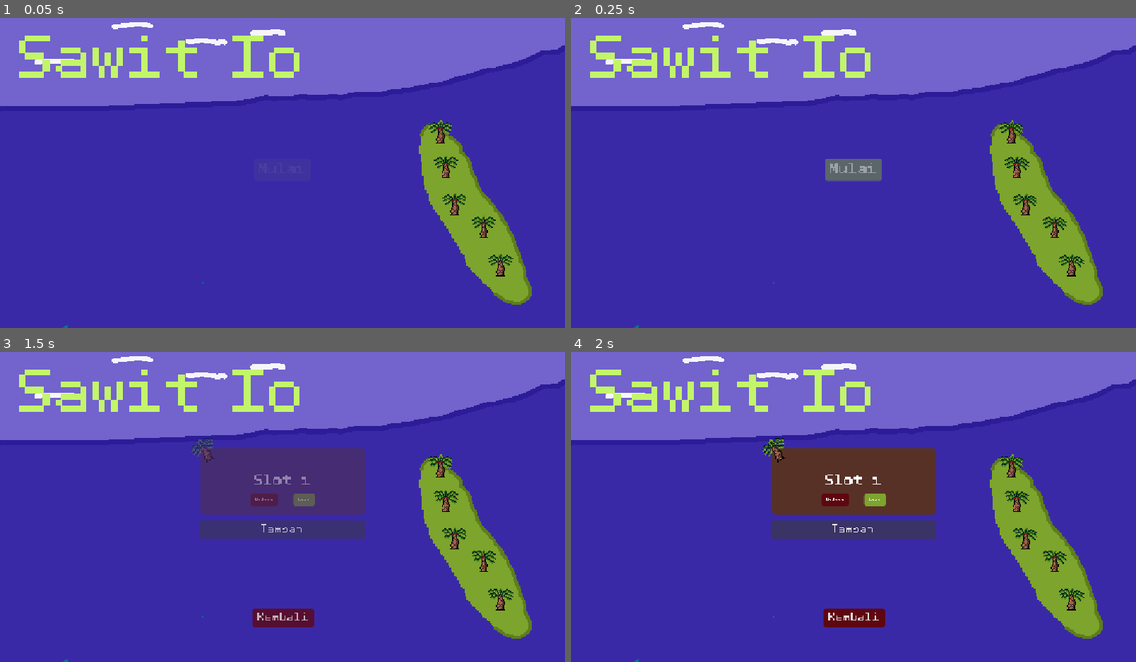
Above: before the commit, frames 1-4 (two rows, left to right).
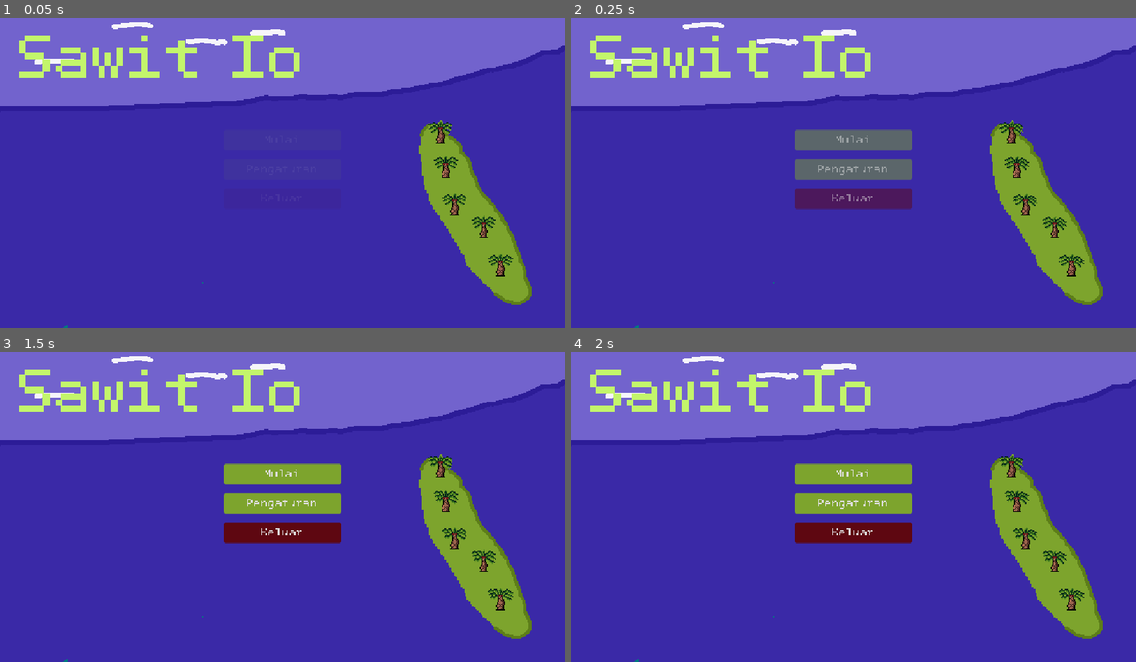
Above: after the commit, the same moments.

Repository: azizul987/Sawit-io
Game: Godot game, scene res://Scene/MainMenui.tscn
Two runs of this game, one before a commit and one after it. Both use one fixed random seed, a clock stepped at 60 frames per second and the inputs below.
Inputs (mouse positions are in pixels of both pictures, inside the frame that each line leads up to):
- Up to frame 1 (0.05 s): no input
- Up to frame 2 (0.25 s): no input
- Up to frame 3 (1.5 s): click (282, 503) at 0.5 s, where only the run after the commit has a clickable "Pengaturan"; click (282, 494) at 1.25 s, where only the run before the commit has a clickable "Tambah"
- Up to frame 4 (2 s): no input

The runs differ from the first frame. In frame 2, 3.7% of the frame differs, in the area x 39-61%, y 35-62%; in frame 3, 9.3%, in the area x 33-65%, y 27-89%; in frame 4, 9.1%.

Commit message:
feat: perbaikan navigasi tombol menu awal serta penyelarasan tata letak panel slot simpanan

Diff:
--- a/Scene/MainMenui.tscn
+++ b/Scene/MainMenui.tscn
@@ -6,6 +6,7 @@
 [ext_resource type="PackedScene" uid="uid://rt1bn0tgf0y3" path="res://sawit.tscn" id="3_a0ht3"]
 [ext_resource type="StyleBox" uid="uid://b6bgi5wq8fg25" path="res://styles/warning_btn.tres" id="5_43fsk"]
 [ext_resource type="StyleBox" uid="uid://bxc7x675qpy2t" path="res://styles/default_btn.tres" id="5_a0ht3"]
+[ext_resource type="StyleBox" uid="uid://cm3w2qy1pb8xt" path="res://styles/panel_style.tres" id="5_panel_style"]
 [ext_resource type="PackedScene" uid="uid://ixfjwv7jcibd" path="res://Logic/object_For_skrip/SaveSlotItem.tscn" id="5_y1wp1"]
 
 [sub_resource type="StyleBoxTexture" id="StyleBoxTexture_w84f2"]
@@ -233,6 +234,21 @@
 grow_horizontal = 2
 grow_vertical = 2
 
+[node name="SavePanel" type="Panel" parent="CanvasLayer/SaveMenu" unique_id=918273645]
+layout_mode = 1
+anchors_preset = 8
+anchor_left = 0.5
+anchor_top = 0.5
+anchor_right = 0.5
+anchor_bottom = 0.5
+offset_left = -230.0
+offset_top = -275.0
+offset_right = 230.0
+offset_bottom = 275.0
+grow_horizontal = 2
+grow_vertical = 2
+theme_override_styles/panel = ExtResource("5_panel_style")
+
 [node name="ScrollContainer" type="ScrollContainer" parent="CanvasLayer/SaveMenu" unique_id=893012227]
 layout_mode = 1
 anchors_preset = 8
@@ -275,20 +291,21 @@
 text = "Tambah"
 
 [node name="Kembali" type="Button" parent="CanvasLayer/SaveMenu" unique_id=690110870]
+custom_minimum_size = Vector2(200, 42)
 layout_mode = 1
 anchors_preset = 8
 anchor_left = 0.5
 anchor_top = 0.5
 anchor_right = 0.5
 anchor_bottom = 0.5
-offset_left = -52.5
-offset_top = 223.0
-offset_right = 52.5
-offset_bottom = 245.0
-grow_horizontal = 2
-grow_vertical = 2
-theme_override_fonts/font = ExtResource("1_k3gr3")
-theme_override_font_sizes/font_size = 25
+offset_left = -100.0
+offset_top = 210.0
+offset_right = 100.0
+offset_bottom = 252.0
+grow_horizontal = 2
+grow_vertical = 2
+theme_override_fonts/font = ExtResource("1_k3gr3")
+theme_override_font_sizes/font_size = 24
 theme_override_styles/normal = ExtResource("5_43fsk")
 text = "Kembali"
 
@@ -308,28 +325,47 @@
 grow_horizontal = 2
 grow_vertical = 2
 
-[node name="Button" type="Button" parent="CanvasLayer/Menu_Awal" unique_id=1614987110]
+[node name="VBoxContainer" type="VBoxContainer" parent="CanvasLayer/Menu_Awal" unique_id=938201948]
 layout_mode = 1
 anchors_preset = 8
 anchor_left = 0.5
 anchor_top = 0.5
 anchor_right = 0.5
 anchor_bottom = 0.5
-offset_left = -48.0
-offset_top = -14.5
-offset_right = 48.0
-offset_bottom = 14.5
-grow_horizontal = 2
-grow_vertical = 2
-theme_override_fonts/font = ExtResource("1_k3gr3")
-theme_override_font_sizes/font_size = 32
+offset_left = -120.0
+offset_top = -81.0
+offset_right = 120.0
+offset_bottom = 81.0
+grow_horizontal = 2
+grow_vertical = 2
+theme_override_constants/separation = 18
+
+[node name="Mulai" type="Button" parent="CanvasLayer/Menu_Awal/VBoxContainer" unique_id=1614987110]
+custom_minimum_size = Vector2(240, 42)
+layout_mode = 2
+theme_override_fonts/font = ExtResource("1_k3gr3")
+theme_override_font_sizes/font_size = 24
 theme_override_styles/normal = ExtResource("5_a0ht3")
-theme_override_styles/pressed = SubResource("StyleBoxFlat_43fsk")
-theme_override_styles/hover = SubResource("StyleBoxFlat_y1wp1")
 text = "Mulai"
+
+[node name="Pengaturan" type="Button" parent="CanvasLayer/Menu_Awal/VBoxContainer" unique_id=482019283]
+custom_minimum_size = Vector2(240, 42)
+layout_mode = 2
+theme_override_fonts/font = ExtResource("1_k3gr3")
+theme_override_font_sizes/font_size = 24
+theme_override_styles/normal = ExtResource("5_a0ht3")
+text = "Pengaturan"
+
+[node name="Keluar" type="Button" parent="CanvasLayer/Menu_Awal/VBoxContainer" unique_id=748291054]
+custom_minimum_size = Vector2(240, 42)
+layout_mode = 2
+theme_override_fonts/font = ExtResource("1_k3gr3")
+theme_override_font_sizes/font_size = 24
+theme_override_styles/normal = ExtResource("5_43fsk")
+text = "Keluar"
 
 [node name="AnimationPlayer" type="AnimationPlayer" parent="." unique_id=1856931493]
 libraries/ = SubResource("AnimationLibrary_w84f2")
 
 [connection signal="pressed" from="CanvasLayer/SaveMenu/Kembali" to="." method="_on_kembali_pressed"]
-[connection signal="button_up" from="CanvasLayer/Menu_Awal/Button" to="." method="hide_menu_awal"]
+[connection signal="button_up" from="CanvasLayer/Menu_Awal/VBoxContainer/Mulai" to="." method="hide_menu_awal"]
--- a/Scene/main_menui.gd
+++ b/Scene/main_menui.gd
@@ -4,28 +4,46 @@
 
 @onready var slot_container = $CanvasLayer/SaveMenu/ScrollContainer/MarginContainer/VBoxContainer
 @onready var add_button = $CanvasLayer/SaveMenu/ScrollContainer/MarginContainer/VBoxContainer/Add
+@onready var kembali_button: Button = $CanvasLayer/SaveMenu/Kembali
+
+@onready var mulai_button: Button = $CanvasLayer/Menu_Awal/VBoxContainer/Mulai
+@onready var pengaturan_button: Button = $CanvasLayer/Menu_Awal/VBoxContainer/Pengaturan
+@onready var keluar_button: Button = $CanvasLayer/Menu_Awal/VBoxContainer/Keluar
+
 # Called when the node enters the scene tree for the first time.
 func _ready() -> void:
 	show_menu_awal()
 	add_button.pressed.connect(_on_add_button_pressed)
+	pengaturan_button.pressed.connect(_on_pengaturan_pressed)
+	keluar_button.pressed.connect(_on_keluar_pressed)
 	_refresh_slots()
 	$CanvasLayer/SaveMenu.hide()
-
 
 # Called every frame. 'delta' is the elapsed time since the previous frame.
 func _process(delta: float) -> void:
 	pass
+
 func show_menu_awal():
 	$CanvasLayer/Menu_Awal.visible = true
 	$AnimationPlayer.play("menu_show")
 
 func hide_menu_awal():
+	_animate_button_click(mulai_button)
 	$AnimationPlayer.play("menu_hide")
 	await $AnimationPlayer.animation_finished
 	$CanvasLayer/Menu_Awal.hide()
 	$CanvasLayer/SaveMenu.modulate = Color(1, 1, 1, 0)
 	$CanvasLayer/SaveMenu.show()
 	$AnimationPlayer.play("save_show")
+
+func _on_pengaturan_pressed() -> void:
+	_animate_button_click(pengaturan_button)
+	print("Menu Pengaturan belum tersedia.")
+
+func _on_keluar_pressed() -> void:
+	_animate_button_click(keluar_button)
+	await get_tree().create_timer(0.15).timeout
+	get_tree().quit()
 
 func _refresh_slots(animated_slot: int = -1) -> void:
 	for child in slot_container.get_children():
@@ -60,11 +78,7 @@
 		tween.tween_property(slot_ui, "scale", Vector2(1.0, 1.0), 0.35).set_trans(Tween.TRANS_BACK).set_ease(Tween.EASE_OUT)
 
 func _on_add_button_pressed():
-	add_button.pivot_offset = add_button.size / 2.0
-	var btn_tween = create_tween()
-	btn_tween.tween_property(add_button, "scale", Vector2(0.9, 0.9), 0.08)
-	btn_tween.tween_property(add_button, "scale", Vector2(1.0, 1.0), 0.12).set_trans(Tween.TRANS_SPRING).set_ease(Tween.EASE_OUT)
-
+	_animate_button_click(add_button)
 	var new_slot := SaveManager.get_next_available_slot()
 	SaveManager.create_new_slot(new_slot)
 	_refresh_slots(new_slot)
@@ -95,7 +109,16 @@
 	_refresh_slots()
 
 func _on_kembali_pressed() -> void:
+	_animate_button_click(kembali_button)
 	$AnimationPlayer.play("save_hide")
 	await $AnimationPlayer.animation_finished
 	$CanvasLayer/SaveMenu.hide()
 	show_menu_awal()
+
+func _animate_button_click(btn: Button) -> void:
+	if not is_instance_valid(btn):
+		return
+	btn.pivot_offset = btn.size / 2.0
+	var tween = create_tween()
+	tween.tween_property(btn, "scale", Vector2(0.9, 0.9), 0.07)
+	tween.tween_property(btn, "scale", Vector2(1.0, 1.0), 0.1).set_trans(Tween.TRANS_SPRING).set_ease(Tween.EASE_OUT)
